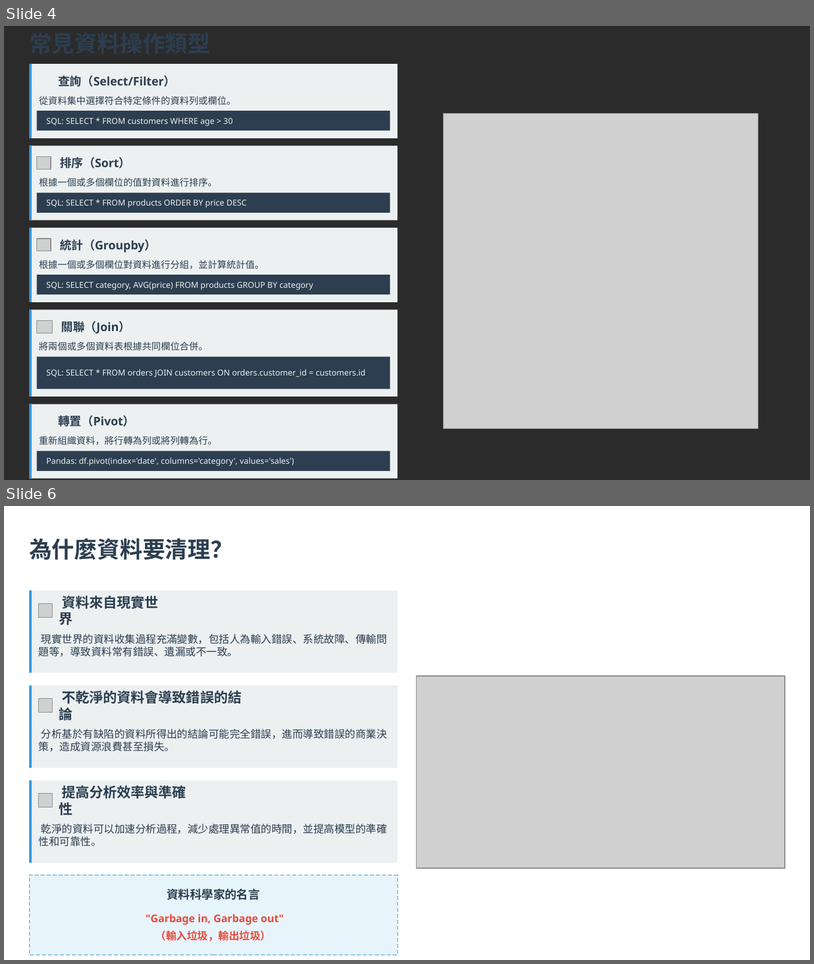
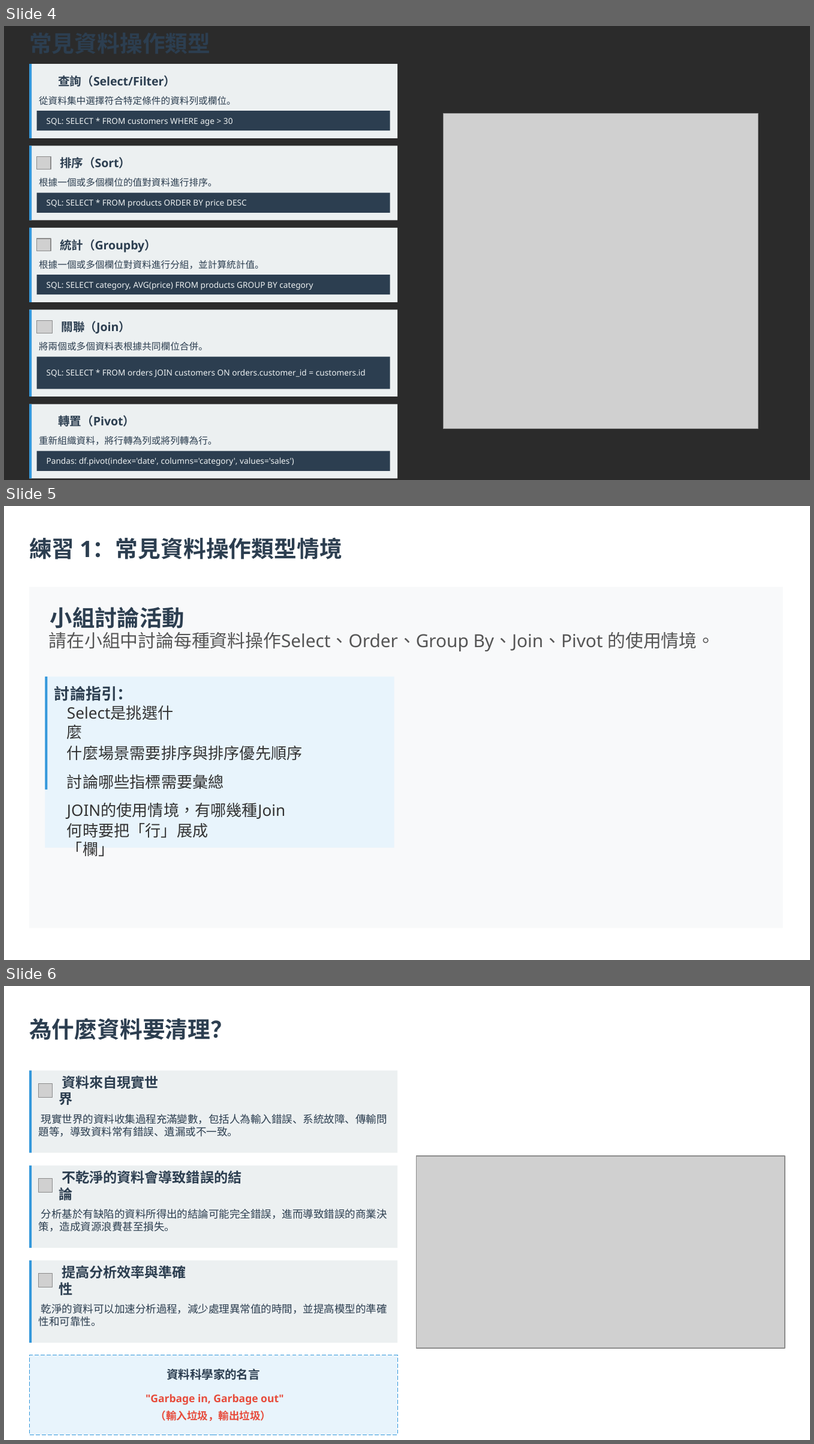
Before and after one commit to jcgptpro/AEUST_HG, a slide deck: 20251002/資料操作、資料清理與整併 - 20250908.pptx. Shown one above the other, each under a label of ours: slides 4 and 6 before the commit, slides 4, 5 and 6 after it; the slides between them are not shown. The pictures are 814x964 and 814x1444 pixels, drawn with LibreOffice and Linux fonts; fonts in the diff are those of the drawing; grey boxes stand for pictures; background and template pictures are left out; a plain dark background stands for a picture behind light text. Boxes give left, top, right and bottom in pixels: in the first picture for what was removed or moved away, otherwise in the second. Text is boxed around its words. In the diff, an @@ line names an element or a change of style, - is before the commit and + after.

```diff
--- a/20251002/資料操作、資料清理與整併 - 20250908.pptx
+++ b/20251002/資料操作、資料清理與整併 - 20250908.pptx
@@ slide 5 added at (4,506,810,960), background picture (left out) @@
@@ text added at (29,537,342,559), 20.2 pt, text #2C3E50, bold @@
+練習 1：常見資料操作類型情境
@@ rectangle added at (29,586,783,927), fill #F8F9FA @@
@@ text added at (50,607,185,628), 20 pt, text #2C3E50, bold @@
+小組討論活動
@@ text added at (49,632,716,651), 16 pt, text #555555 @@
+請在小組中討論每種資料操作Select、Order、Group By、Join、Pivot 的使用情境。
@@ rectangle added at (45,676,394,847), fill #E8F4FC @@
@@ rectangle added at (45,676,48,789), fill #3498DB @@
@@ text added at (54,686,133,701), 14 pt, text #2C3E50, bold @@
+討論指引：
@@ text added at (67,712,187,732), 14 pt, text #333333 @@
+Select是挑選什麼
@@ text added at (67,745,303,760), 14 pt, text #333333 @@
+什麼場景需要排序與排序優先順序
@@ text added at (67,774,224,789), 14 pt, text #333333 @@
+討論哪些指標需要彙總
@@ text added at (67,802,285,819), 14 pt, text #333333 @@
+JOIN的使用情境，有哪幾種Join
@@ text added at (67,823,209,856), 14 pt, text #333333 @@
+何時要把「行」展成「欄」
```
Also in this commit, not shown: 3 slides changed, 1 slide removed.
